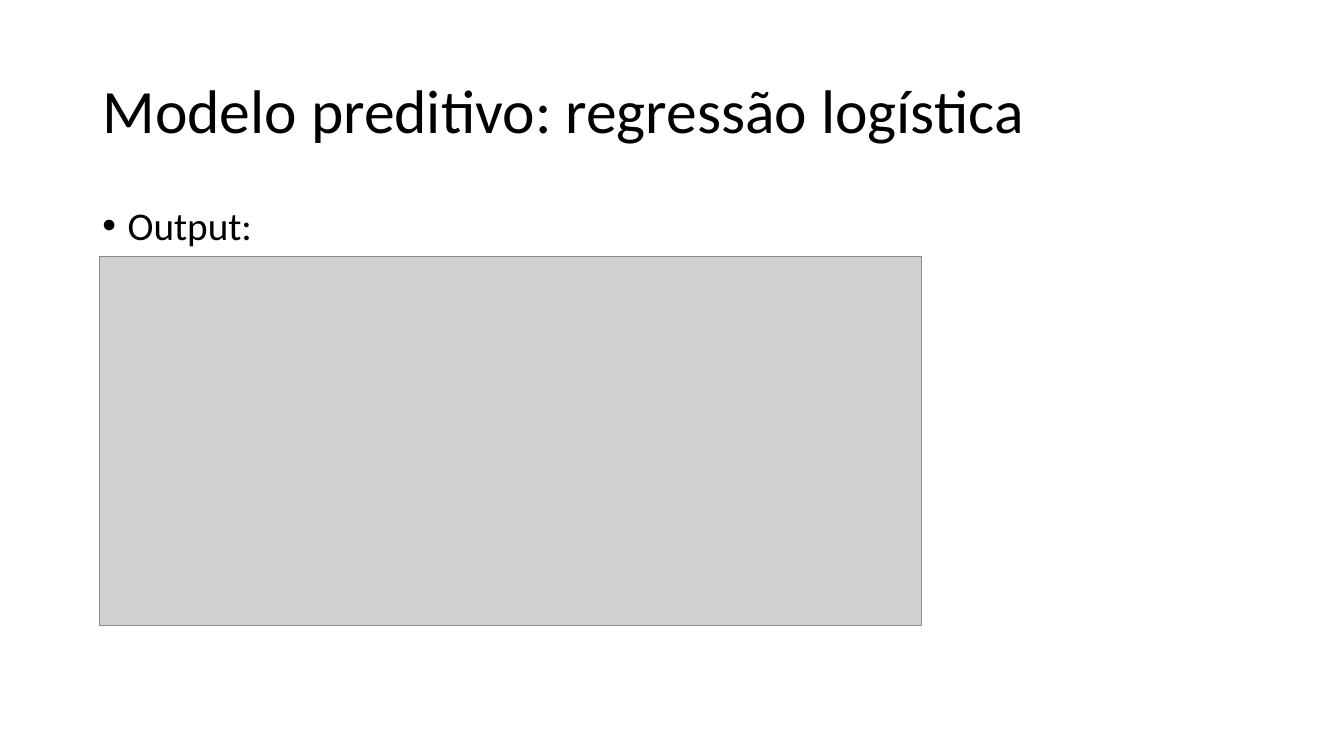
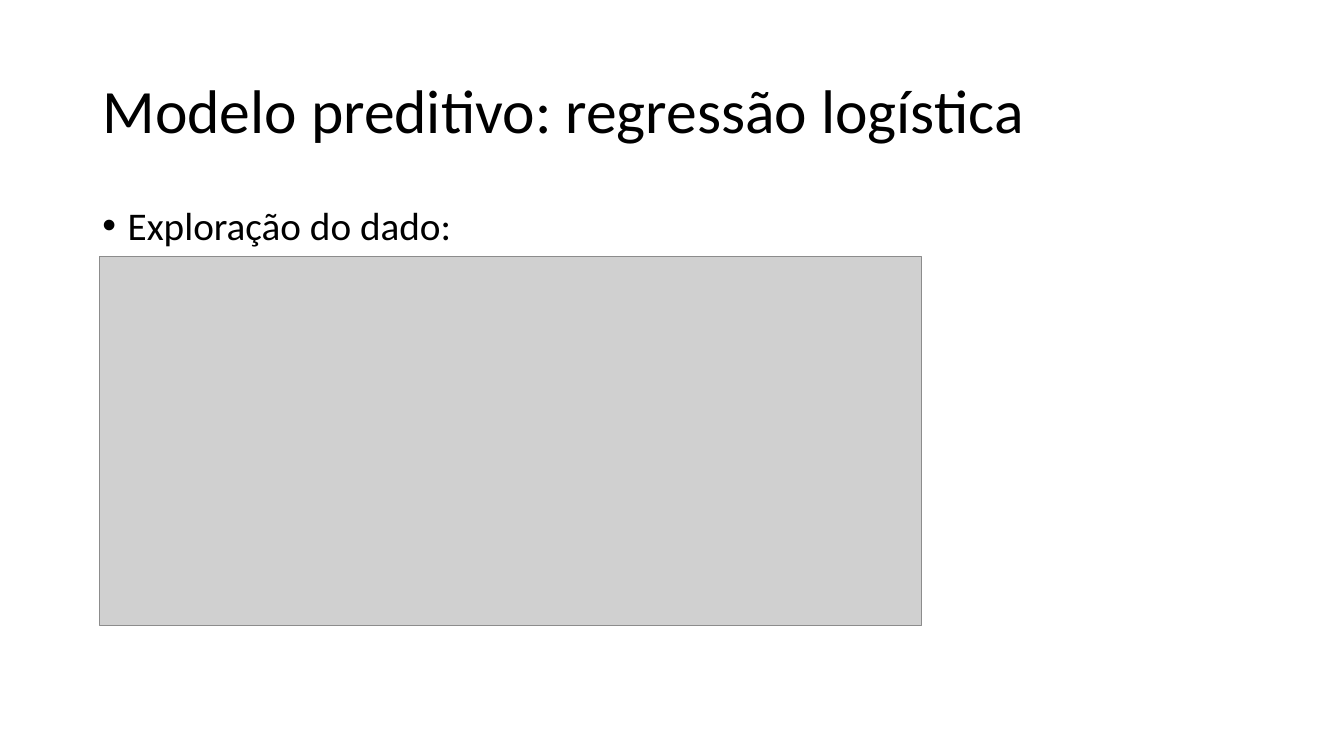
Before and after one commit to padovese/academic-projects, a slide deck: slide 8 of regressao/apresentacao.pptx. Drawn at 1344x756 pixels with LibreOffice and Linux fonts; fonts in the diff are those of the drawing; grey boxes stand for pictures. Boxes give left, top, right and bottom in pixels: in the first picture for what was removed or moved away, otherwise in the second. Text is boxed around its words. In the diff, an @@ line names an element or a change of style, - is before the commit and + after.

```diff
--- a/regressao/apresentacao.pptx
+++ b/regressao/apresentacao.pptx
@@ text at (128,212,451,247): text changed @@
-• Output:
+• Exploração do dado:
```
Also in this commit, not shown: 4 other slides changed, 11 slides added, 4 other files.
